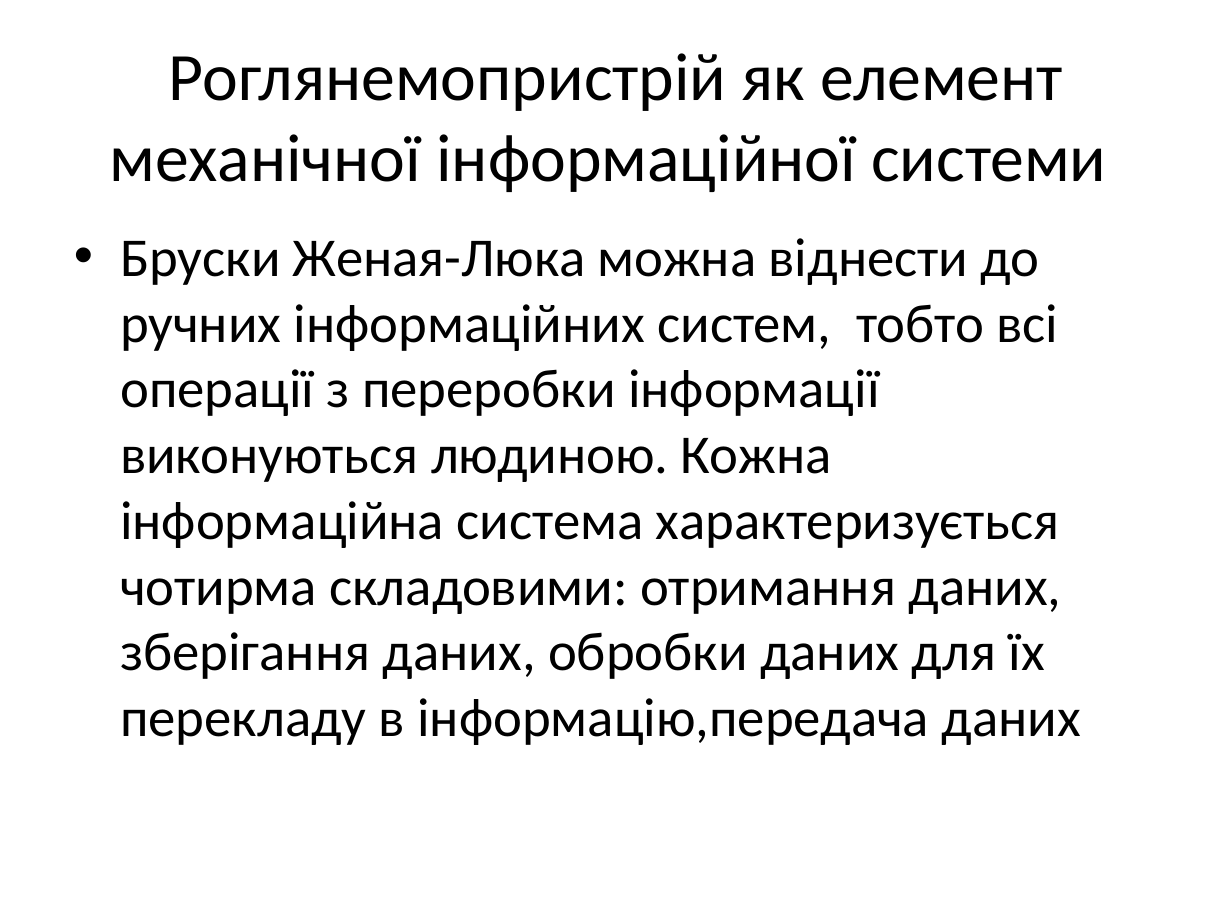
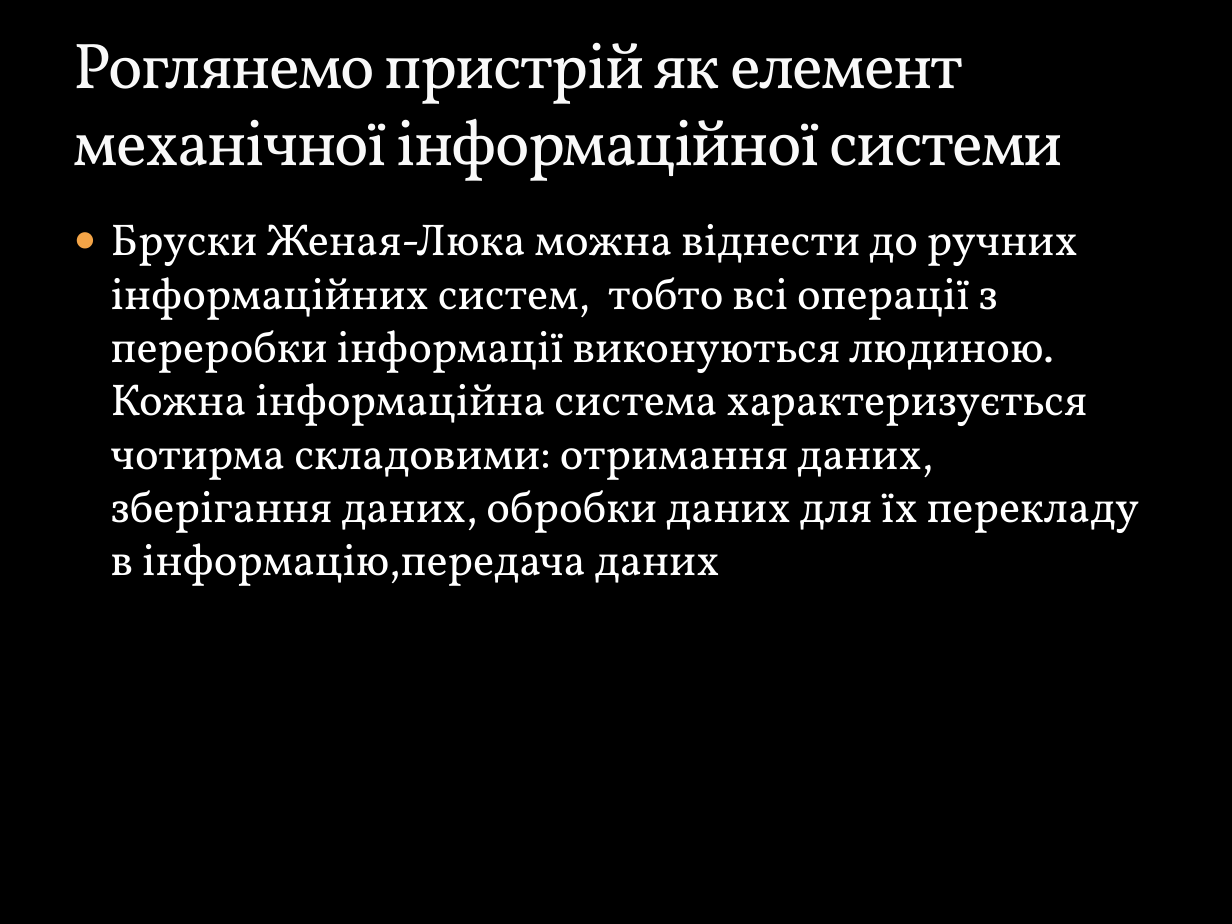
Before and after one commit to bastard2/Operating-System.-Laboratory-Work-1, a slide deck: slide 10 of ос.pptx. Drawn at 1232x924 pixels with LibreOffice and Linux fonts; fonts in the diff are those of the drawing; background and template pictures are left out. Boxes give left, top, right and bottom in pixels: in the first picture for what was removed or moved away, otherwise in the second. Text is boxed around its words. In the diff, an @@ line names an element or a change of style, - is before the commit and + after.

```diff
--- a/ос.pptx
+++ b/ос.pptx
@@ background #FFFFFF to picture (left out) @@
@@ title "Роглянемо пристрій як елемент механічної ..." at [74,42,1063,181]: vertical alignment middle to bottom @@
@@ title at [74,42,1063,181]: text changed; size 39.6 to 37.8 pt; font Calibri to Vollkorn; text colour #000000 to #F9F9F9 @@
-Роглянемопристрій як елемент механічної інформаційної системи
+Роглянемо пристрій як елемент механічної інформаційної системи
@@ text "Бруски Женая-Люка можна віднести до ...": place and size @@
-text "Бруски Женая-Люка можна віднести до ..." at [120,238,1080,745]
+text "Бруски Женая-Люка можна віднести до ..." at [111,224,1140,586]
@@ text "Бруски Женая-Люка можна віднести до ..." at [111,224,1140,586]: size 32 to 26 pt, font Calibri to Vollkorn, text colour #000000 to #FFFFFF; bullet • to ● @@
```
Also in this commit, not shown: 7 other slides changed, 2 slides added, 2 slides removed.
